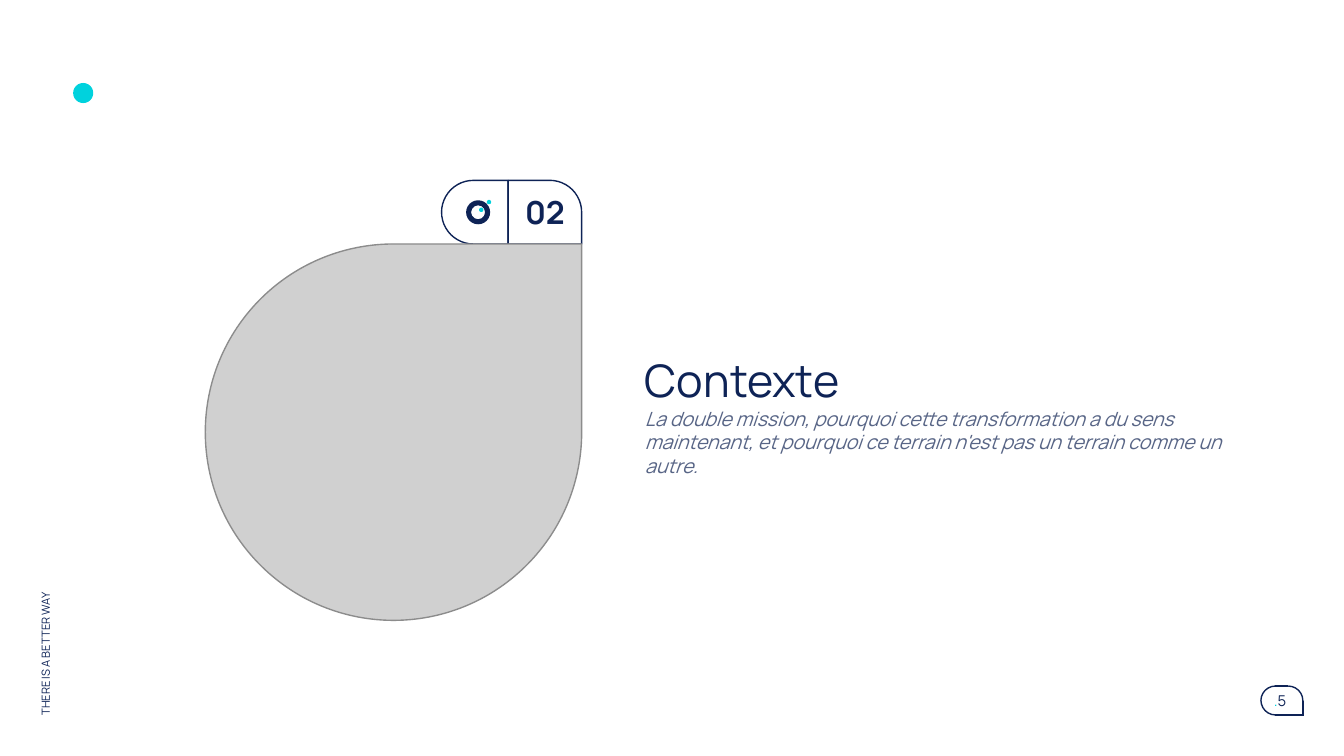
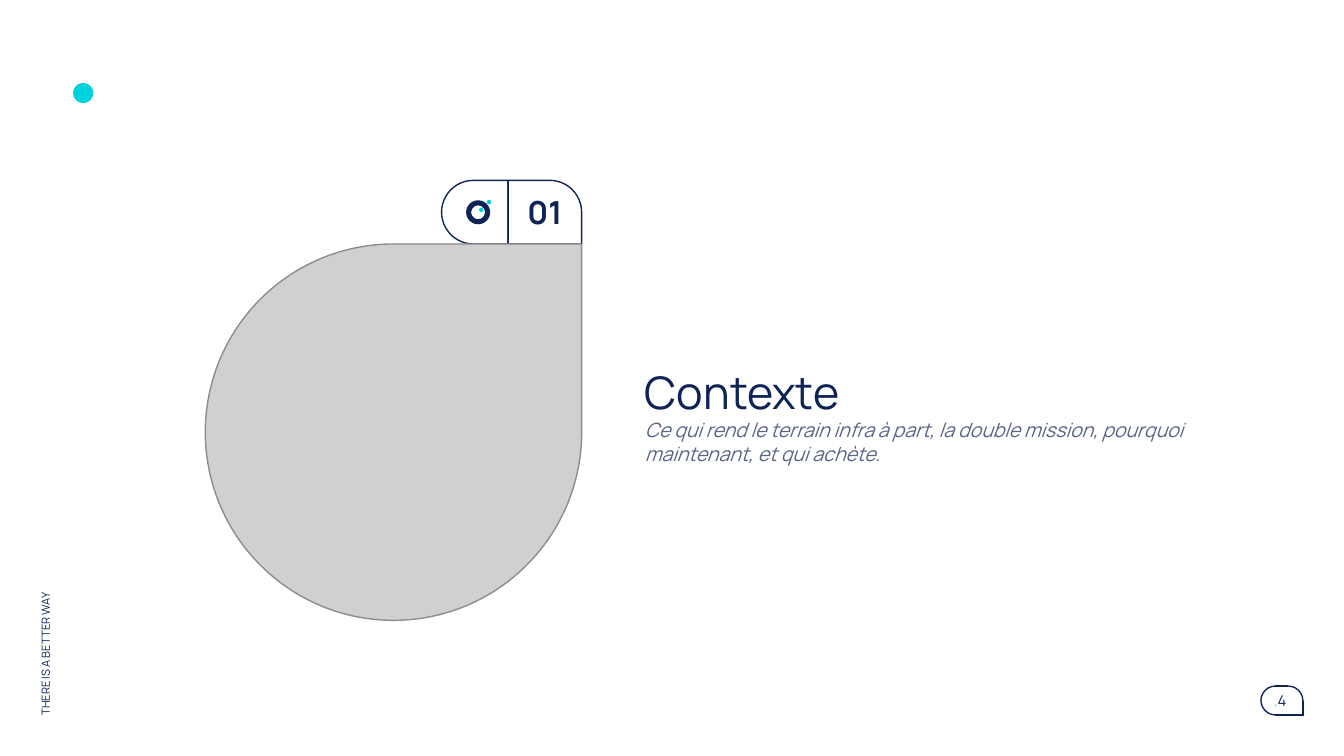
Before and after one commit to claudecamus-dot/Vscode3, a slide deck: slide 4 of docs/cadrage-ppt/bmad-iap-cadrage-synthese.pptx (slide 5 before the commit). Drawn at 1344x756 pixels with LibreOffice and Linux fonts; fonts in the diff are those of the drawing; grey boxes stand for pictures. Boxes give left, top, right and bottom in pixels: in the first picture for what was removed or moved away, otherwise in the second. Text is boxed around its words. In the diff, an @@ line names an element or a change of style, - is before the commit and + after.

```diff
--- a/docs/cadrage-ppt/bmad-iap-cadrage-synthese.pptx
+++ b/docs/cadrage-ppt/bmad-iap-cadrage-synthese.pptx
@@ text at (527,200,562,225): text changed @@
-02
+01
@@ title at (645,422,1183,466): text changed @@
-La double mission, pourquoi cette transformation a du sens maintenant, et pourquoi ce terrain n'est pas un terrain comme un autre.
+Ce qui rend le terrain infra à part, la double mission, pourquoi maintenant, et qui achète.
@@ page number at (1274,695,1287,706): text changed @@
-.5
+.4
```
Also in this commit, not shown: 23 other slides changed, 8 slides added, 15 slides removed, 2 other files.
